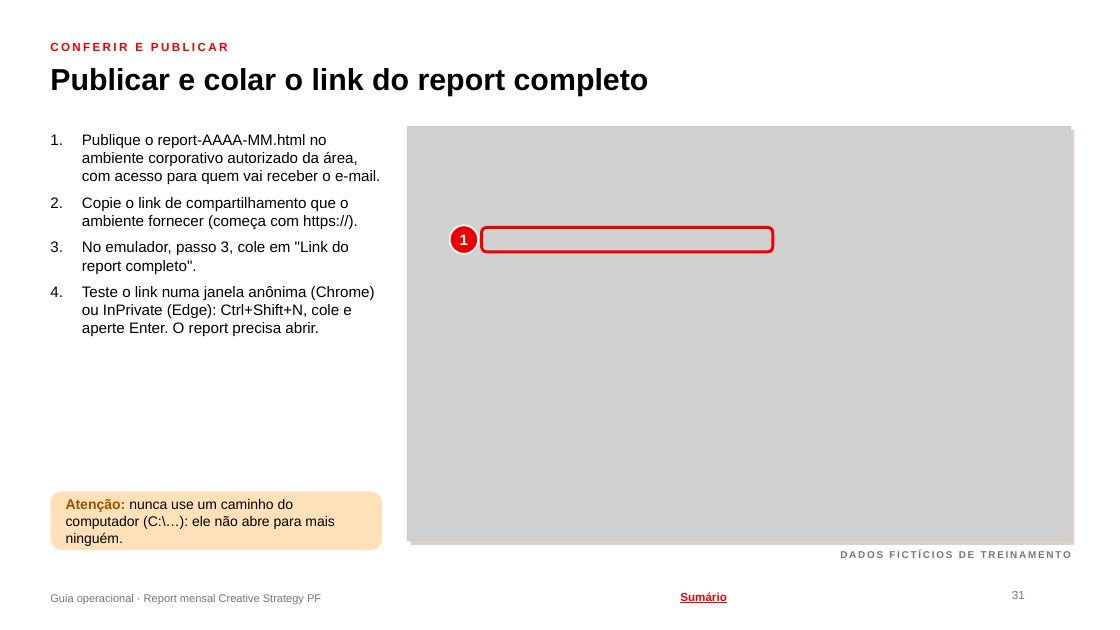
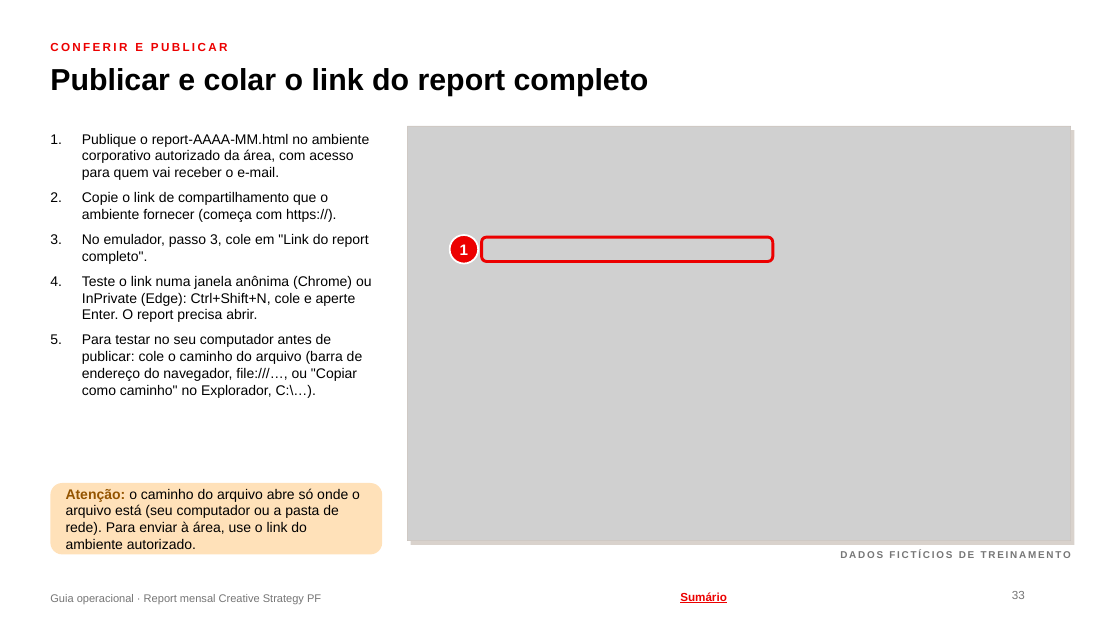
Before and after one commit to fabrizzioriccelli/report_mensal_st, a slide deck: slide 33 of kit/guia-operacional.pptx (slide 31 before the commit). Drawn at 1120x630 pixels with LibreOffice and Linux fonts; fonts in the diff are those of the drawing; grey boxes stand for pictures; background and template pictures are left out. Boxes give left, top, right and bottom in pixels: in the first picture for what was removed or moved away, otherwise in the second. Text is boxed around its words. In the diff, an @@ line names an element or a change of style, - is before the commit and + after.

```diff
--- a/kit/guia-operacional.pptx
+++ b/kit/guia-operacional.pptx
@@ text at (82,134,372,322): size 13 to 12 pt in "Publique o report-AAAA-MM.html no ambiente corporativo autor ...", "Copie o link de compartilhamento que o ...", "No emulador, passo 3, cole em "Link ...", "Teste o link numa janela anônima (Chrome) ..." @@
@@ 1 text, 1 rounded rectangle, 1 ellipse: place and size @@
-1 text, 1 rounded rectangle, 1 ellipse at (450,225,773,254)
+1 text, 1 rounded rectangle, 1 ellipse at (450,235,773,264)
@@ text at (82,334,363,398): paragraph added @@
+5. Para testar no seu computador antes de publicar: cole o caminho do arquivo (barra de endereço do navegador, file:///…, ou "Copiar como caminho" no Explorador, C:\…).
@@ rounded rectangle: place and size @@
-rounded rectangle at (50,492,382,550)
+rounded rectangle at (50,483,382,555)
@@ rounded rectangle at (50,483,382,555): proportions changed @@
@@ text at (66,488,360,549): text changed @@
-Atenção: nunca use um caminho do computador (C:\…): ele não abre para mais ninguém.
+Atenção: o caminho do arquivo abre só onde o arquivo está (seu computador ou a pasta de rede). Para enviar à área, use o link do ambiente autorizado.
@@ page number at (1012,591,1025,599): text changed @@
-31
+33
```
Also in this commit, not shown: 9 other slides changed, 2 slides added, 18 other files.
